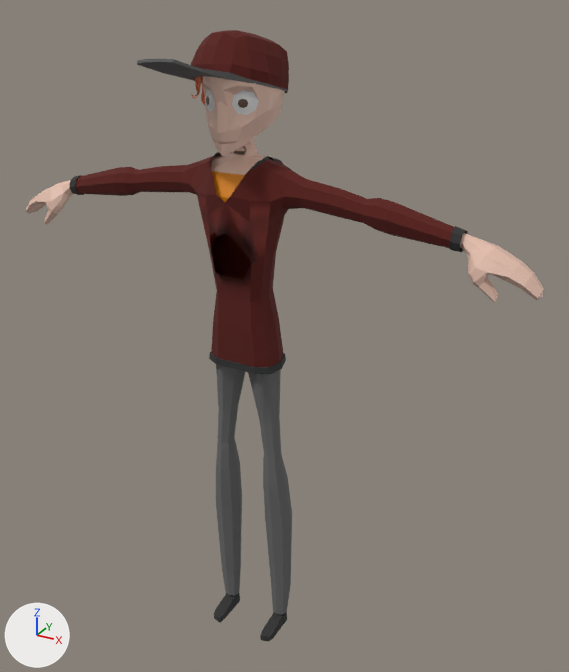
The FBX model Assets/Resources/Models/Players/New Models/Jock.fbx: old version first, new version second.
Both versions are drawn from a 50 mm lens placed at (3.06, -4.86, 5.44), pointed at (0.26, 0.22, 2.9). The lights are fixed; the arrows at lower left show +X, +Y and +Z. Where no turn or scale is listed for an object, it has been applied to the vertices.

Before the edit, the objects in view are built like this:
```python
mat_primary = principled_material('Primary')
mat_primary.base_color = (0.102, 0.0108, 0.00692)  # dark red #5a1b14
mat_primary.roughness = 1.0
me_cube = bpy.data.meshes.new('Cube')
me_cube.from_pydata(...)  # 1286 vertices, 1237 faces; spans x -2.22..2.22, y -0.6..0.46, z 0.01..5.19
# faces by material slot: [30, 293, 117, 172, 199, 20, 390, 16]
me_cube.materials.append(mat_material)  # white #e7e7e7
me_cube.materials.append(mat_primary)  # dark red #5a1b14
me_cube.materials.append(mat_hair)  # orange #e77954
me_cube.materials.append(mat_secondary)  # dark grey #686868
me_cube.materials.append(mat_tertiary)  # black #343434
me_cube.materials.append(mat_accent)  # orange #e08600
me_cube.materials.append(mat_skin)  # beige #e7c1af
me_cube.materials.append(mat_eyes)  # brown #624b3c
ob_body = bpy.data.objects.new('Body', me_cube)
ob_body.location = (0.0, 0.0, 0.0)
```
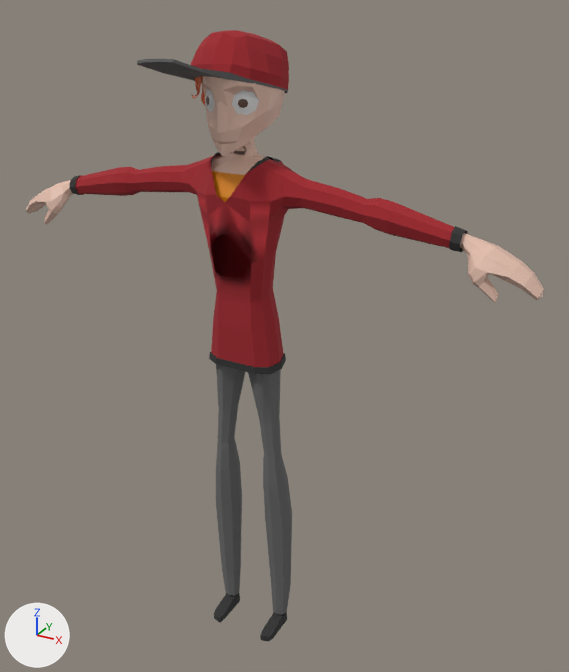
Diff of the bpy script that builds the scene:
```diff
--- a/Assets/Resources/Models/Players/New Models/Jock.fbx.py
+++ b/Assets/Resources/Models/Players/New Models/Jock.fbx.py
@@ mat_primary @@
 mat_primary = principled_material('Primary')
-mat_primary.base_color = (0.102, 0.0108, 0.00692)  # dark red #5a1b14
+mat_primary.base_color = (0.356, 0.019, 0.0263)  # red #a1262d
 mat_primary.roughness = 1.0
```

Changed parts and their boxes [x1, y1, x2, y2] in the pictures (569 x 672 px):
'Body', recoloured: [72, 30, 457, 370] in both
